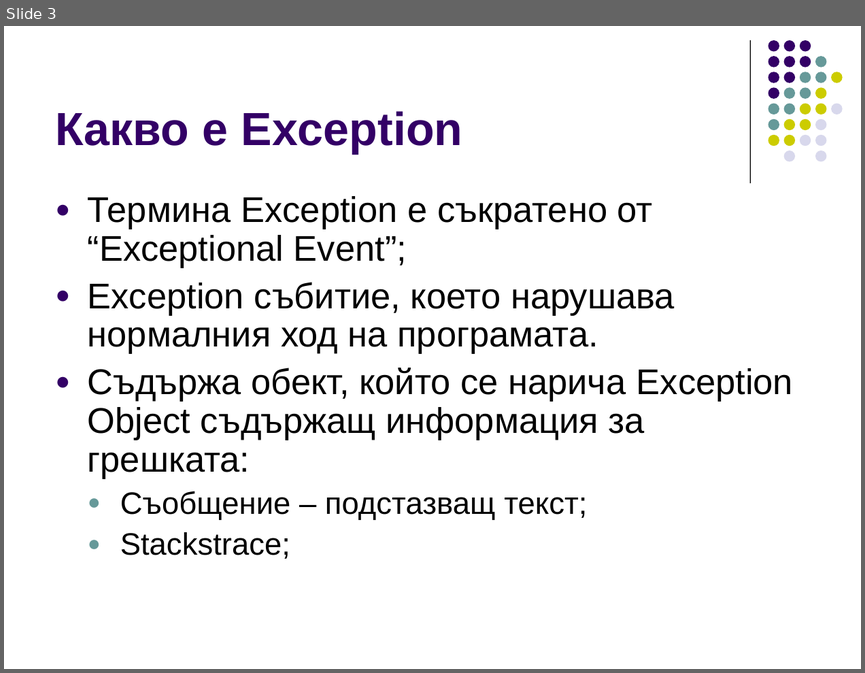
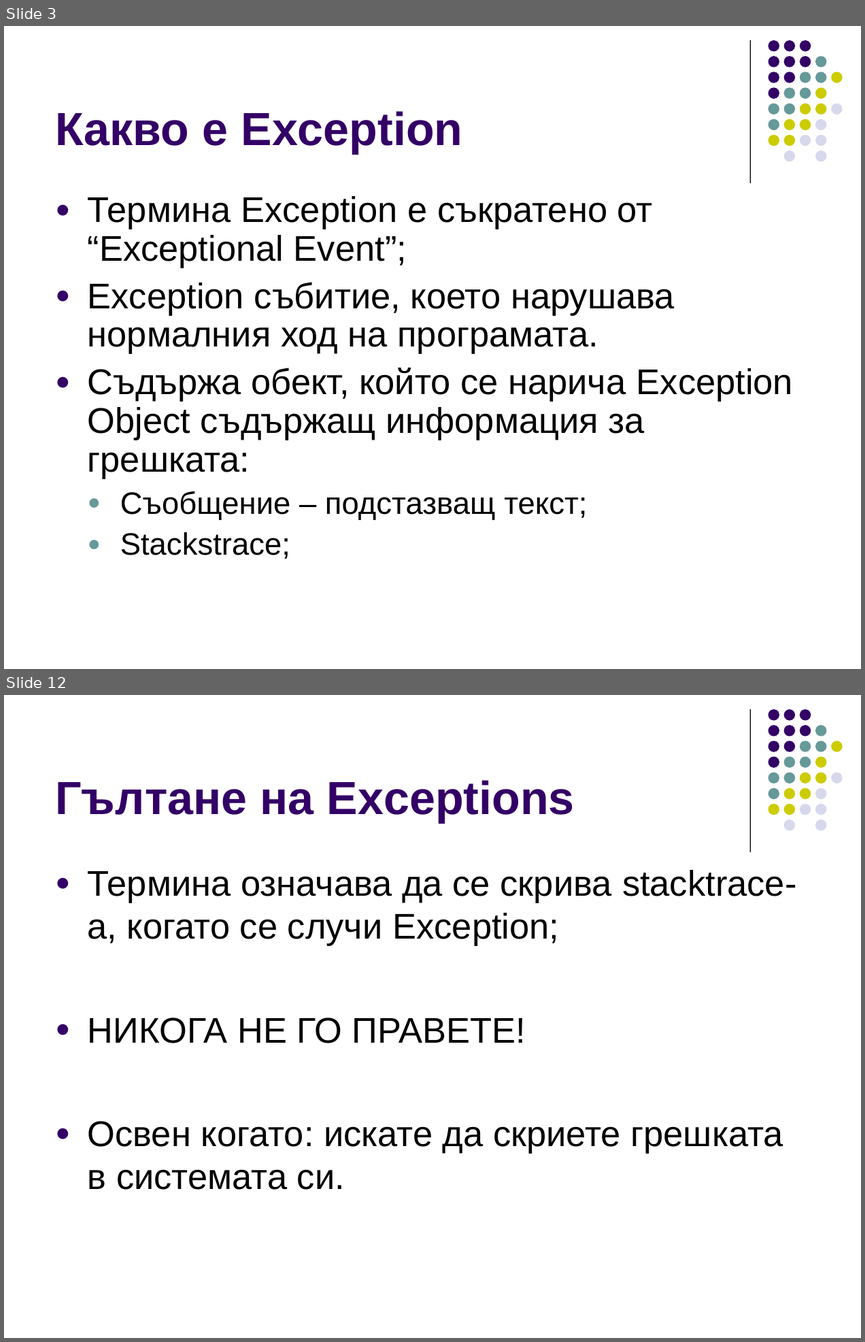
Before and after one commit to ivorusev/startup-factory-java-course, a slide deck: 3-Exceptions.ppt. Shown one above the other, each under a label of ours: slide 3 before the commit, slides 3 and 12 after it; the slides between them are not shown. The pictures are 865x673 and 865x1342 pixels, drawn with LibreOffice and Linux fonts; fonts in the diff are those of the drawing. Boxes give left, top, right and bottom in pixels: in the first picture for what was removed or moved away, otherwise in the second. Text is boxed around its words. In the diff, an @@ line names an element or a change of style, - is before the commit and + after.

Commit message:
some more slides for exceptions

```diff
--- a/3-Exceptions.ppt
+++ b/3-Exceptions.ppt
@@ slide 12 added at (4,695,861,1338), background #FFFFFF; not listed: 32 template elements that a slide beside it also shows @@
@@ title added at (55,780,575,822), 39 pt, text #330066, bold @@
+Гълтане на Exceptions
@@ text added at (88,870,797,1189), 30 pt, text #000000 @@
+● Термина означава да се скрива stacktrace-a, когато се случи Exception;
+● НИКОГА НЕ ГО ПРАВЕТЕ!
+● Освен когато: искате да скриете грешката в системата си.
```
Also in this commit, not shown: 1 slide changed, 8 other slides added, 1 slide removed.
